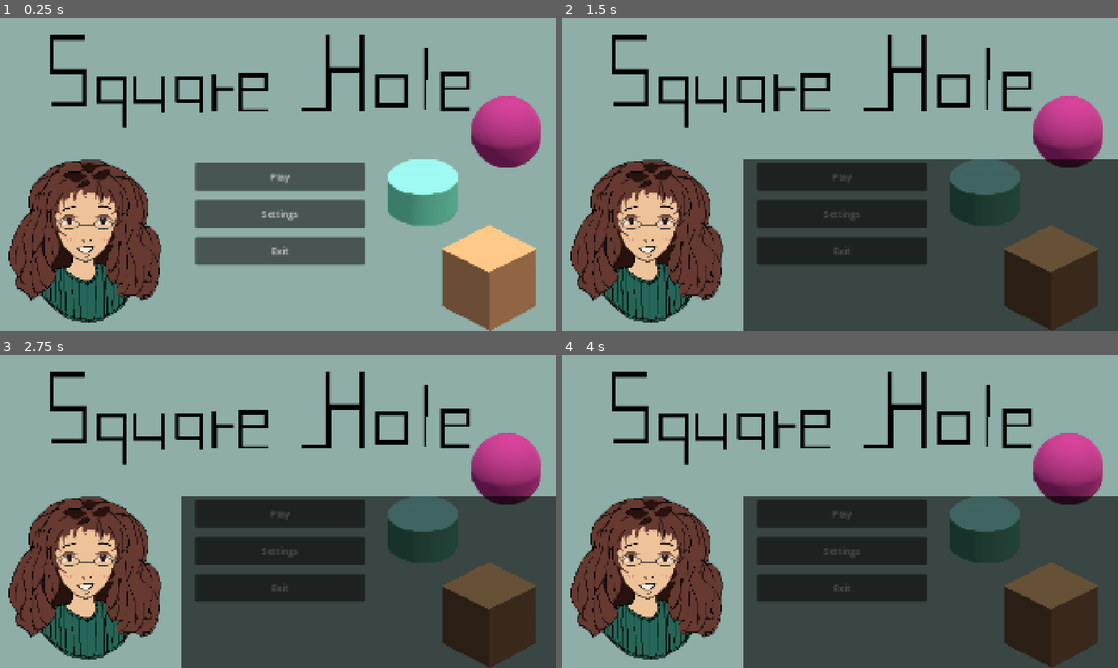
Above: before the commit, frames 1-4 (two rows, left to right).
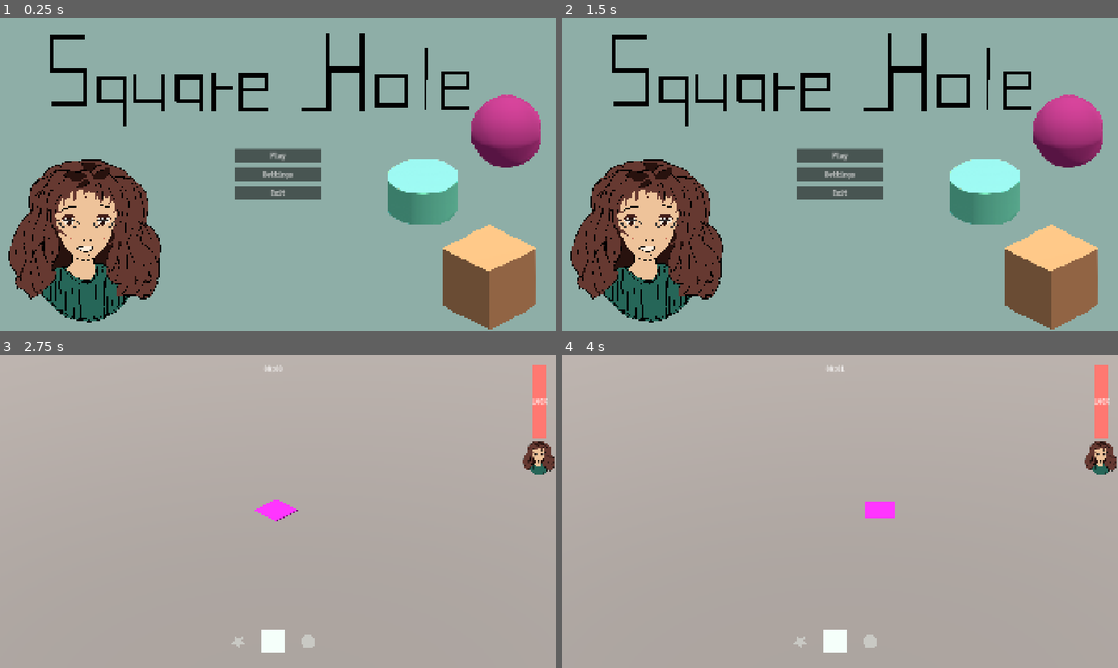
Above: after the commit, the same moments.

Repository: Kazuren/SquareHole
Game: Godot game, scene res://MainMenu.tscn
Same seed, same stepped clock (60 frames per second), same inputs: the game is played once before the commit and once after it.
Inputs (mouse positions are in pixels of both pictures, inside the frame that each line leads up to):
- Up to frame 1 (0.25 s): no input
- Up to frame 2 (1.5 s): click "Settings" at 0.5 s; click (840, 180) at 1.25 s, where only the run after the commit has a clickable "Back"
- Up to frame 3 (2.75 s): click "Play" at 2 s
- Up to frame 4 (4 s): click (840, 514) at 2.75 s, where only the run before the commit has a clickable "Play"; hold D (move_right) from 3.53 s (still down); tap R (rotate) at 3.6 s

The runs differ from the first frame. In frame 1, 12% of the frame differs, in the area x 1-98%, y 4-100%; in frame 2, 40%; in frame 3, 100%, in the area x 0-100%, y 0-100%; in frame 4, 100%.

Commit message:
merge + add label font

Diff:
--- a/Main.tscn
+++ b/Main.tscn
@@ -18,6 +18,7 @@
 [ext_resource type="Shader" uid="uid://bs8ufwopcg7rk" path="res://signal_distortion.gdshader" id="13_sigdi"]
 [ext_resource type="PackedScene" uid="uid://er6um4de2hsa" path="res://SettingsPopup.tscn" id="14_sp"]
 [ext_resource type="Script" uid="uid://bolma12vvinrl" path="res://in_game_menu.gd" id="15_igm"]
+[ext_resource type="FontFile" uid="uid://7myofhlchhg7" path="res://Fonts/VT323-Regular.ttf" id="17_5tuhn"]
 
 [sub_resource type="Gradient" id="Gradient_20pc6"]
 interpolation_mode = 2
@@ -56,6 +57,7 @@
 height = 0.001
 
 [sub_resource type="LabelSettings" id="LabelSettings_fos0i"]
+font = ExtResource("17_5tuhn")
 font_size = 32
 
 [sub_resource type="Gradient" id="Gradient_wkp8b"]
@@ -71,6 +73,10 @@
 
 [sub_resource type="GradientTexture2D" id="GradientTexture2D_wkp8b"]
 gradient = SubResource("Gradient_03owx")
+
+[sub_resource type="LabelSettings" id="LabelSettings_devvj"]
+font = ExtResource("17_5tuhn")
+font_size = 32
 
 [sub_resource type="ShaderMaterial" id="ShaderMaterial_sigdi"]
 shader = ExtResource("13_sigdi")
@@ -99,6 +105,14 @@
 corner_radius_bottom_right = 8
 corner_radius_bottom_left = 8
 
+[sub_resource type="LabelSettings" id="LabelSettings_5tuhn"]
+font = ExtResource("17_5tuhn")
+font_size = 32
+
+[sub_resource type="LabelSettings" id="LabelSettings_2gh4u"]
+font = ExtResource("17_5tuhn")
+font_size = 32
+
 [node name="Main" type="Node3D" unique_id=355268627]
 script = ExtResource("1_glv2v")
 intersection_material = ExtResource("4_cm0pq")
@@ -110,6 +124,8 @@
 game_duration = 600.0
 sanity_threshold = 0.75
 sanity_threshold_curve = SubResource("Curve_sc1dx")
+sanity_gain_streak_step = 0.3
+sanity_gain_streak_max = 1.5
 sanity_penalty_curve = SubResource("Curve_03owx")
 heartbeat_min_bpm = 20.0
 heartbeat_max_bpm = 120.0
@@ -247,6 +263,7 @@
 grow_horizontal = 2
 grow_vertical = 2
 text = "50%"
+label_settings = SubResource("LabelSettings_devvj")
 horizontal_alignment = 1
 
 [node name="MarginContainer" type="MarginContainer" parent="UI" unique_id=1957468538]
@@ -339,12 +356,15 @@
 unique_name_in_owner = true
 layout_mode = 2
 text = "Survived: 00:00"
+label_settings = SubResource("LabelSettings_5tuhn")
 horizontal_alignment = 1
 
 [node name="RetryButton" type="Button" parent="EndScreens/GameOverScreen/PanelContainer/MarginContainer/VBoxContainer" unique_id=967336812]
 unique_name_in_owner = true
 custom_minimum_size = Vector2(0, 40)
 layout_mode = 2
+theme_override_fonts/font = ExtResource("17_5tuhn")
+theme_override_font_sizes/font_size = 32
 text = "Retry"
 
 [node name="VictoryScreen" type="Control" parent="EndScreens" unique_id=610636707]
@@ -402,12 +422,15 @@
 unique_name_in_owner = true
 layout_mode = 2
 text = "Survived: 00:00"
+label_settings = SubResource("LabelSettings_2gh4u")
 horizontal_alignment = 1
 
 [node name="EndlessModeButton" type="Button" parent="EndScreens/VictoryScreen/PanelContainer/MarginContainer/VBoxContainer" unique_id=1303244333]
 unique_name_in_owner = true
 custom_minimum_size = Vector2(0, 40)
 layout_mode = 2
+theme_override_fonts/font = ExtResource("17_5tuhn")
+theme_override_font_sizes/font_size = 32
 text = "Endless Mode"
 
 [node name="InGameMenu" type="CanvasLayer" parent="." unique_id=797476415]
--- a/MainMenu.tscn
+++ b/MainMenu.tscn
@@ -1,78 +1,83 @@
-[gd_scene load_steps=5 format=3 uid="uid://ydxs6t7po8h4"]
+[gd_scene format=3 uid="uid://mainmenu0001"]
 
 [ext_resource type="Script" uid="uid://cilb86hopk6v2" path="res://main_menu.gd" id="1_main"]
+[ext_resource type="FontFile" uid="uid://7myofhlchhg7" path="res://Fonts/VT323-Regular.ttf" id="2_h7a2f"]
 [ext_resource type="Texture2D" uid="uid://cer1fxgot4ka4" path="res://Art/Cover/squareHoleCover.png" id="2_qoqlk"]
-[ext_resource type="PackedScene" path="res://SettingsPopup.tscn" id="2_sp"]
+[ext_resource type="PackedScene" uid="uid://er6um4de2hsa" path="res://SettingsPopup.tscn" id="2_sp"]
 
 [sub_resource type="LabelSettings" id="LabelSettings_title"]
 font_size = 64
 
-[node name="MainMenu" type="Control"]
+[node name="MainMenu" type="Control" unique_id=71170604]
 layout_mode = 3
 anchors_preset = 15
 anchor_right = 1.0
 anchor_bottom = 1.0
-offset_left = 624.0
-offset_top = 488.0
-offset_right = 624.0
-offset_bottom = 488.0
 grow_horizontal = 2
 grow_vertical = 2
-scale = Vector2(2, 2)
 script = ExtResource("1_main")
 
-[node name="TextureRect" type="TextureRect" parent="."]
-layout_mode = 0
-offset_left = -312.5
-offset_top = -243.0
-offset_right = 648.0
-offset_bottom = 550.5
+[node name="TextureRect" type="TextureRect" parent="." unique_id=363715549]
+texture_filter = 1
+layout_mode = 1
+anchors_preset = 15
+anchor_right = 1.0
+anchor_bottom = 1.0
+grow_horizontal = 2
+grow_vertical = 2
 texture = ExtResource("2_qoqlk")
 stretch_mode = 4
 
-[node name="MainMenuPanel" type="VBoxContainer" parent="."]
+[node name="MainMenuPanel" type="VBoxContainer" parent="." unique_id=722089195]
 unique_name_in_owner = true
+custom_minimum_size = Vector2(0, 320)
 layout_mode = 1
 anchors_preset = 8
 anchor_left = 0.5
 anchor_top = 0.5
 anchor_right = 0.5
 anchor_bottom = 0.5
-offset_left = -935.5
-offset_top = -607.5
-offset_right = -642.5
-offset_bottom = -284.5
+offset_left = -149.25
+offset_top = -266.75
+offset_right = 149.25
+offset_bottom = 266.75
 grow_horizontal = 2
 grow_vertical = 2
 theme_override_constants/separation = 16
 alignment = 1
 
-[node name="TitleLabel" type="Label" parent="MainMenuPanel"]
+[node name="TitleLabel" type="Label" parent="MainMenuPanel" unique_id=1521236538]
 visible = false
 layout_mode = 2
 text = "Square Hole"
 label_settings = SubResource("LabelSettings_title")
 horizontal_alignment = 1
 
-[node name="PlayButton" type="Button" parent="MainMenuPanel"]
+[node name="PlayButton" type="Button" parent="MainMenuPanel" unique_id=1592007393]
 unique_name_in_owner = true
 custom_minimum_size = Vector2(0, 48)
 layout_mode = 2
+theme_override_fonts/font = ExtResource("2_h7a2f")
+theme_override_font_sizes/font_size = 32
 text = "Play"
 
-[node name="SettingsButton" type="Button" parent="MainMenuPanel"]
+[node name="SettingsButton" type="Button" parent="MainMenuPanel" unique_id=1613806073]
 unique_name_in_owner = true
 custom_minimum_size = Vector2(0, 48)
 layout_mode = 2
+theme_override_fonts/font = ExtResource("2_h7a2f")
+theme_override_font_sizes/font_size = 32
 text = "Settings"
 
-[node name="ExitButton" type="Button" parent="MainMenuPanel"]
+[node name="ExitButton" type="Button" parent="MainMenuPanel" unique_id=486879590]
 unique_name_in_owner = true
 custom_minimum_size = Vector2(0, 48)
 layout_mode = 2
+theme_override_fonts/font = ExtResource("2_h7a2f")
+theme_override_font_sizes/font_size = 32
 text = "Exit"
 
-[node name="SettingsPopup" parent="." instance=ExtResource("2_sp")]
+[node name="SettingsPopup" parent="." unique_id=1552720111 instance=ExtResource("2_sp")]
 unique_name_in_owner = true
 visible = false
 layout_mode = 1
--- a/Player.tscn
+++ b/Player.tscn
@@ -21,7 +21,7 @@
 mesh = null
 script = ExtResource("2_kpjcp")
 PLAYER_WALK_SPEED_PER_SECOND = 3.0
-PLAYER_RUN_SPEED_PER_SECOND = 5.0
+PLAYER_RUN_SPEED_PER_SECOND = 5.2
 shapes = Array[ExtResource("3_cxr5p")]([ExtResource("4_tdg3f"), ExtResource("7_dtqjt"), ExtResource("6_tdg3f"), ExtResource("5_dtqjt")])
 
 [node name="CollisionShape2D" parent="." index="0" unique_id=976849342]
--- a/SettingsPopup.tscn
+++ b/SettingsPopup.tscn
@@ -1,6 +1,7 @@
 [gd_scene format=3 uid="uid://er6um4de2hsa"]
 
-[ext_resource type="Script" path="res://settings_popup.gd" id="1_sp"]
+[ext_resource type="Script" uid="uid://ccvnsnk7emtr7" path="res://settings_popup.gd" id="1_sp"]
+[ext_resource type="FontFile" uid="uid://7myofhlchhg7" path="res://Fonts/VT323-Regular.ttf" id="2_qcyvy"]
 
 [sub_resource type="StyleBoxFlat" id="StyleBoxFlat_popup"]
 bg_color = Color(0.1, 0.1, 0.13, 0.95)
@@ -14,16 +15,24 @@
 corner_radius_bottom_right = 8
 corner_radius_bottom_left = 8
 
-[node name="SettingsPopup" type="Control"]
-script = ExtResource("1_sp")
+[sub_resource type="LabelSettings" id="LabelSettings_suvqx"]
+font = ExtResource("2_qcyvy")
+font_size = 32
+
+[sub_resource type="LabelSettings" id="LabelSettings_qcyvy"]
+font = ExtResource("2_qcyvy")
+font_size = 32
+
+[node name="SettingsPopup" type="Control" unique_id=201244713]
 layout_mode = 3
 anchors_preset = 15
 anchor_right = 1.0
 anchor_bottom = 1.0
 grow_horizontal = 2
 grow_vertical = 2
+script = ExtResource("1_sp")
 
-[node name="ColorRect" type="ColorRect" parent="."]
+[node name="ColorRect" type="ColorRect" parent="." unique_id=740912122]
 layout_mode = 1
 anchors_preset = 15
 anchor_right = 1.0
@@ -32,7 +41,7 @@
 grow_vertical = 2
 color = Color(0, 0, 0, 0.6)
 
-[node name="PanelContainer" type="PanelContainer" parent="."]
+[node name="PanelContainer" type="PanelContainer" parent="." unique_id=889893769]
 layout_mode = 1
 anchors_preset = 8
 anchor_left = 0.5
@@ -47,27 +56,29 @@
 grow_vertical = 2
 theme_override_styles/panel = SubResource("StyleBoxFlat_popup")
 
-[node name="MarginContainer" type="MarginContainer" parent="PanelContainer"]
+[node name="MarginContainer" type="MarginContainer" parent="PanelContainer" unique_id=257870021]
 layout_mode = 2
 theme_override_constants/margin_left = 24
 theme_override_constants/margin_top = 24
 theme_override_constants/margin_right = 24
 theme_override_constants/margin_bottom = 24
 
-[node name="VBoxContainer" type="VBoxContainer" parent="PanelContainer/MarginContainer"]
+[node name="VBoxContainer" type="VBoxContainer" parent="PanelContainer/MarginContainer" unique_id=1745422546]
 layout_mode = 2
 theme_override_constants/separation = 12
 
-[node name="TitleLabel" type="Label" parent="PanelContainer/MarginContainer/VBoxContainer"]
+[node name="TitleLabel" type="Label" parent="PanelContainer/MarginContainer/VBoxContainer" unique_id=1388300204]
 layout_mode = 2
 text = "Settings"
+label_settings = SubResource("LabelSettings_suvqx")
 horizontal_alignment = 1
 
-[node name="MasterLabel" type="Label" parent="PanelContainer/MarginContainer/VBoxContainer"]
+[node name="MasterLabel" type="Label" parent="PanelContainer/MarginContainer/VBoxContainer" unique_id=129343809]
 layout_mode = 2
 text = "Master"
+label_settings = SubResource("LabelSettings_qcyvy")
 
-[node name="MasterSlider" type="HSlider" parent="PanelContainer/MarginContainer/VBoxContainer"]
+[node name="MasterSlider" type="HSlider" parent="PanelContainer/MarginContainer/VBoxContainer" unique_id=1385149466]
 unique_name_in_owner = true
 custom_minimum_size = Vector2(0, 32)
 layout_mode = 2
@@ -75,8 +86,10 @@
 step = 0.01
 value = 1.0
 
-[node name="SettingsBackButton" type="Button" parent="PanelContainer/MarginContainer/VBoxContainer"]
+[node name="SettingsBackButton" type="Button" parent="PanelContainer/MarginContainer/VBoxContainer" unique_id=1169892934]
 unique_name_in_owner = true
 custom_minimum_size = Vector2(0, 40)
 layout_mode = 2
+theme_override_fonts/font = ExtResource("2_qcyvy")
+theme_override_font_sizes/font_size = 32
 text = "Back"
--- a/hit_label.tscn
+++ b/hit_label.tscn
@@ -1,4 +1,6 @@
 [gd_scene format=3 uid="uid://cqqx5yicm0l24"]
+
+[ext_resource type="FontFile" uid="uid://7myofhlchhg7" path="res://Fonts/VT323-Regular.ttf" id="1_grsi4"]
 
 [node name="Label" type="Label3D" unique_id=1495655536]
 pixel_size = 0.001
@@ -6,4 +8,5 @@
 fixed_size = true
 outline_modulate = Color(0, 0, 0, 0)
 text = "50%!"
+font = ExtResource("1_grsi4")
 font_size = 64
Binary file added: Fonts/VT323-Regular.ttf
Not shown, added: Fonts/VT323-Regular.ttf.import
